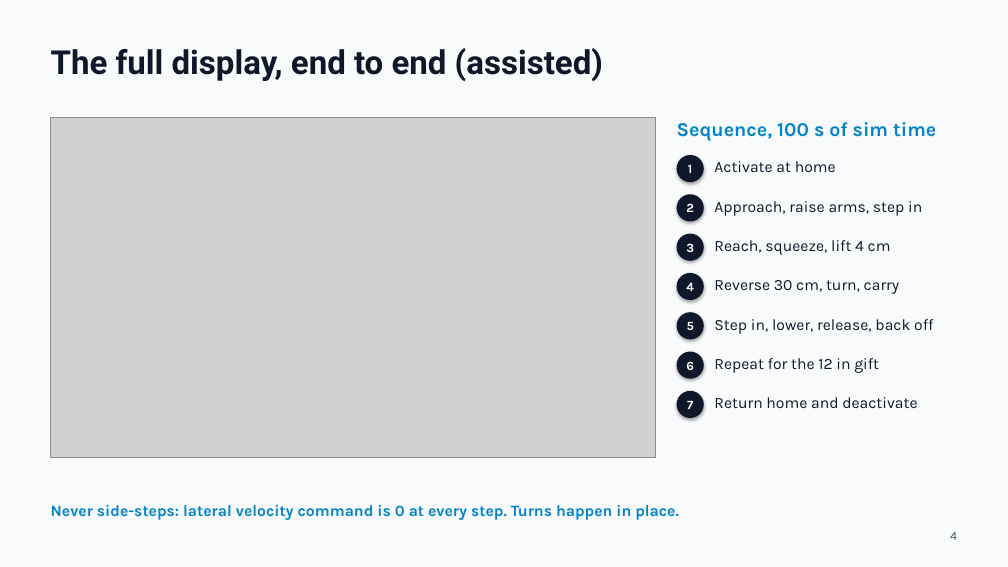
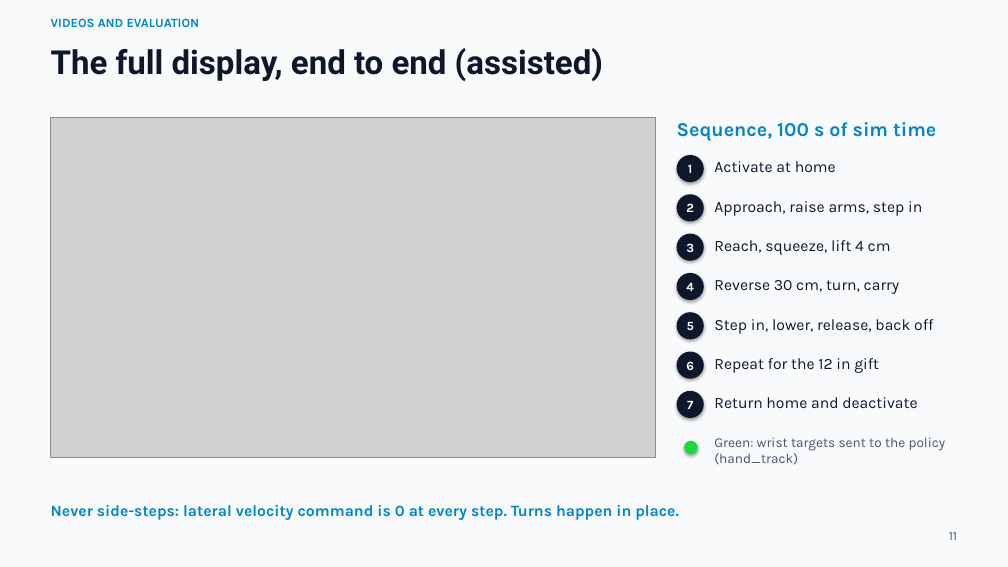
Before and after one commit to thebestjuan1738/SantaDisplayRoboto, a slide deck: slide 11 of slides/SantaBot_Stage2_Simulation_Review.pptx (slide 4 before the commit). Drawn at 1008x567 pixels with LibreOffice and Linux fonts; fonts in the diff are those of the drawing; grey boxes stand for pictures. Boxes give left, top, right and bottom in pixels: in the first picture for what was removed or moved away, otherwise in the second. Text is boxed around its words. In the diff, an @@ line names an element or a change of style, - is before the commit and + after.

```diff
--- a/slides/SantaBot_Stage2_Simulation_Review.pptx
+++ b/slides/SantaBot_Stage2_Simulation_Review.pptx
@@ text added at (51, 18, 200, 27), 12 pt, text #0284C7, bold @@
+VIDEOS AND EVALUATION
@@ ellipse added at (684, 441, 698, 454), fill #1AD941 @@
@@ text added at (714, 437, 946, 465), 13 pt, text #475569 @@
+Green: wrist targets sent to the policy (hand_track)
@@ text at (949, 532, 957, 540): text changed @@
-4
+11
```
Also in this commit, not shown: 9 other slides changed, 3 slides added, 6 other files.
